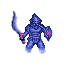
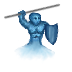
The second 72px x 72px image is a revision of the first. Changes to its layers:
added layer "Clipboard#1" above "Clipboard" over [4, 3, 61, 20]
painted on "Clipboard" over [20, 23, 59, 45]
removed layer "sword" over [10, 10, 29, 48]
removed layer "Clipboard#5" over [39, 26, 53, 42]
removed layer "Background" over [19, 13, 52, 54]
added layer "Body" above "BG" over [13, 9, 56, 61]
